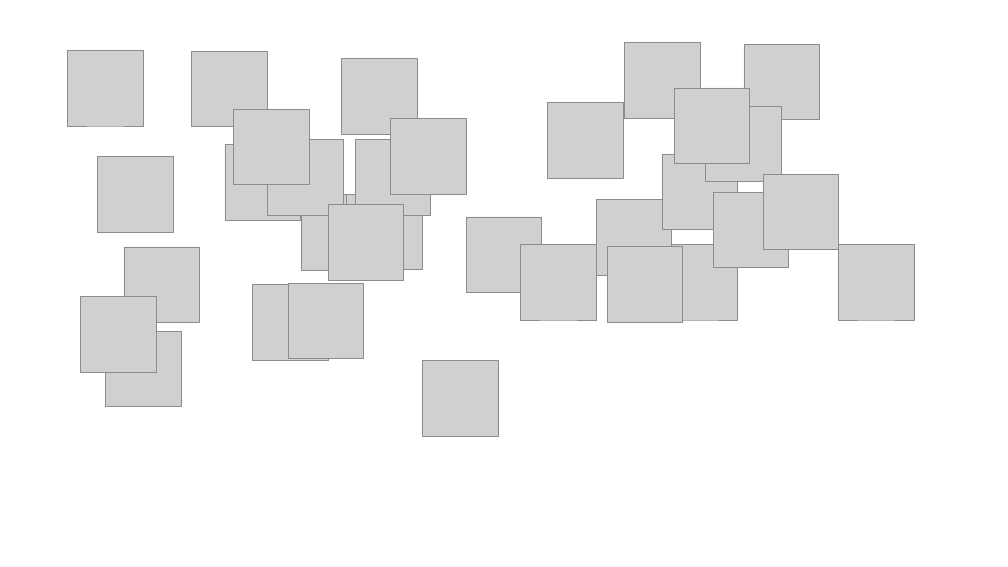
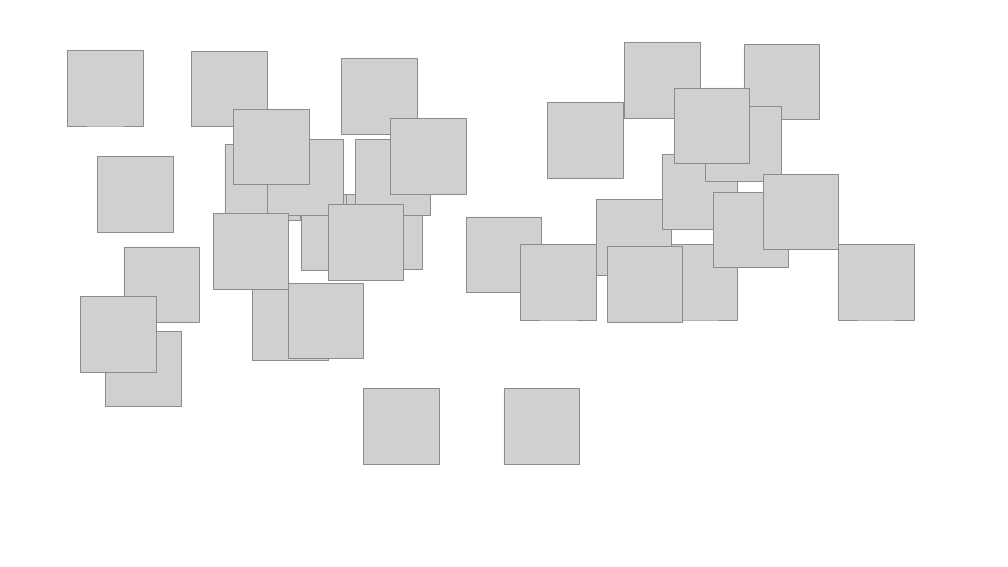
Before and after one commit to feiyuhuahuo/HuaHuoLabel, a slide deck: slide 1 of 图标制作.pptx. Drawn at 1008x567 pixels with LibreOffice and Linux fonts; fonts in the diff are those of the drawing; grey boxes stand for pictures. Boxes give left, top, right and bottom in pixels: in the first picture for what was removed or moved away, otherwise in the second. Text is boxed around its words. In the diff, an @@ line names an element or a change of style, - is before the commit and + after.

```diff
--- a/图标制作.pptx
+++ b/图标制作.pptx
@@ picture: place and size @@
-picture at bbox=[423, 361, 498, 436]
+picture at bbox=[213, 213, 289, 289]
@@ picture added at bbox=[364, 389, 439, 464] @@
@@ picture added at bbox=[504, 389, 580, 464] @@
```
Also in this commit, not shown: 21 other files.
